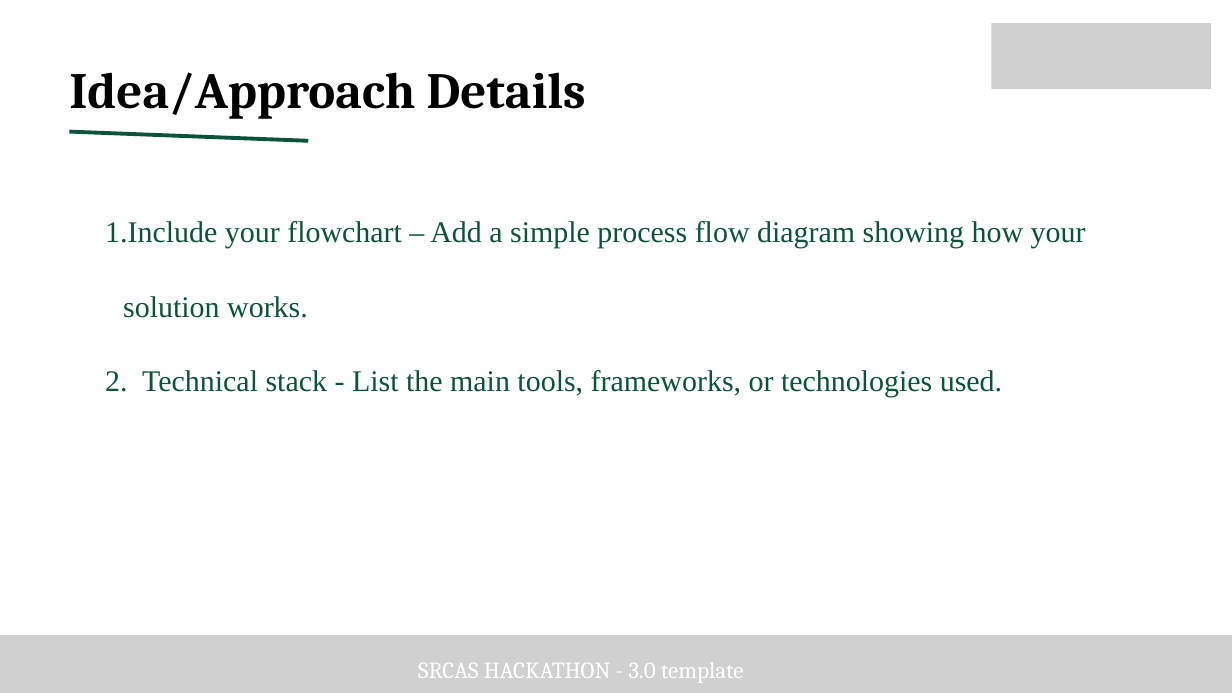
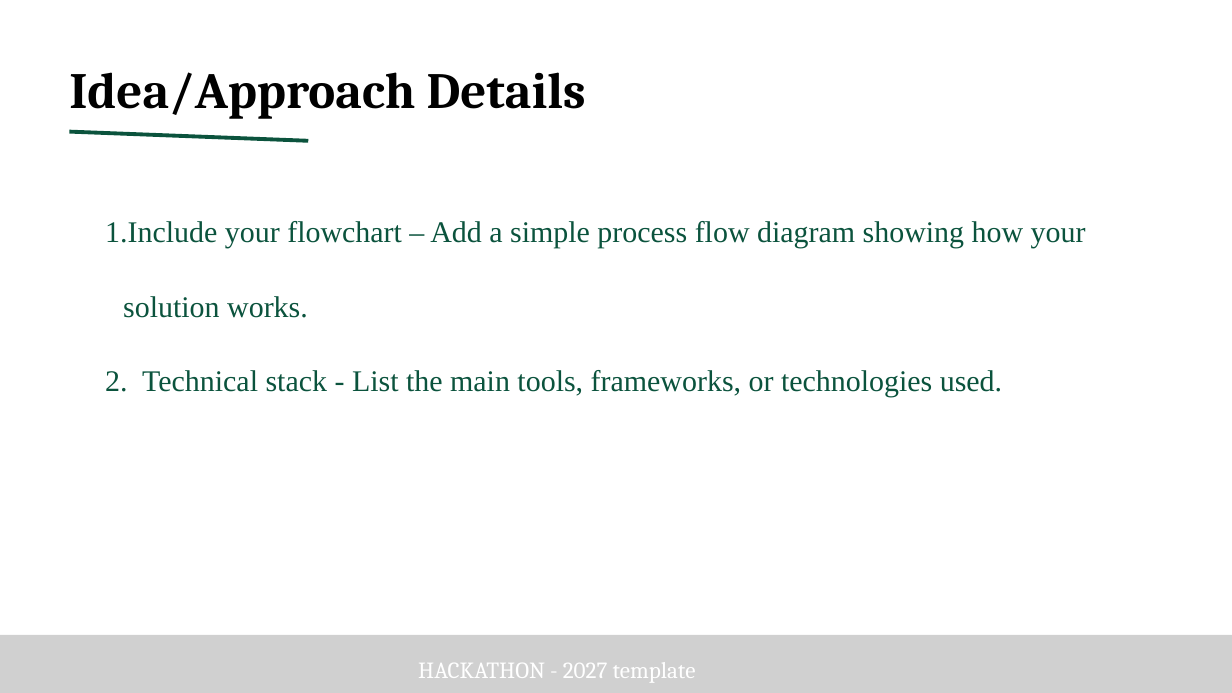
Before and after one commit to Hackathon2027K/Hackathon2027, a slide deck: slide 3 of src/assets/PPT/Hackathon 2027.pptx. Drawn at 1232x693 pixels with LibreOffice and Linux fonts; fonts in the diff are those of the drawing; grey boxes stand for pictures. Boxes give left, top, right and bottom in pixels: in the first picture for what was removed or moved away, otherwise in the second. Text is boxed around its words. In the diff, an @@ line names an element or a change of style, - is before the commit and + after.

```diff
--- a/src/assets/PPT/Hackathon 2027.pptx
+++ b/src/assets/PPT/Hackathon 2027.pptx
@@ picture removed at (x1=991, y1=23, x2=1211, y2=89) @@
@@ text at (x1=418, y1=662, x2=696, y2=682): text changed @@
-SRCAS HACKATHON - 3.0 template
+HACKATHON - 2027 template
```
Also in this commit, not shown: 5 other slides changed, 2 other files.
